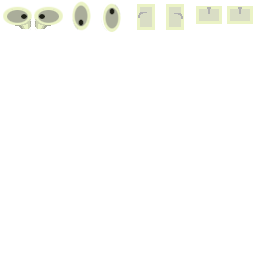
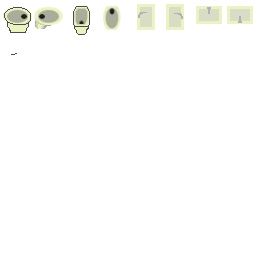
Two versions of the same layered image (w=256, h=256). Layer-by-layer changes:
removed layer "Pasted Layer" over [left=238, top=7, right=242, bottom=23]
painted on "collision" over [left=4, top=1, right=242, bottom=55]
